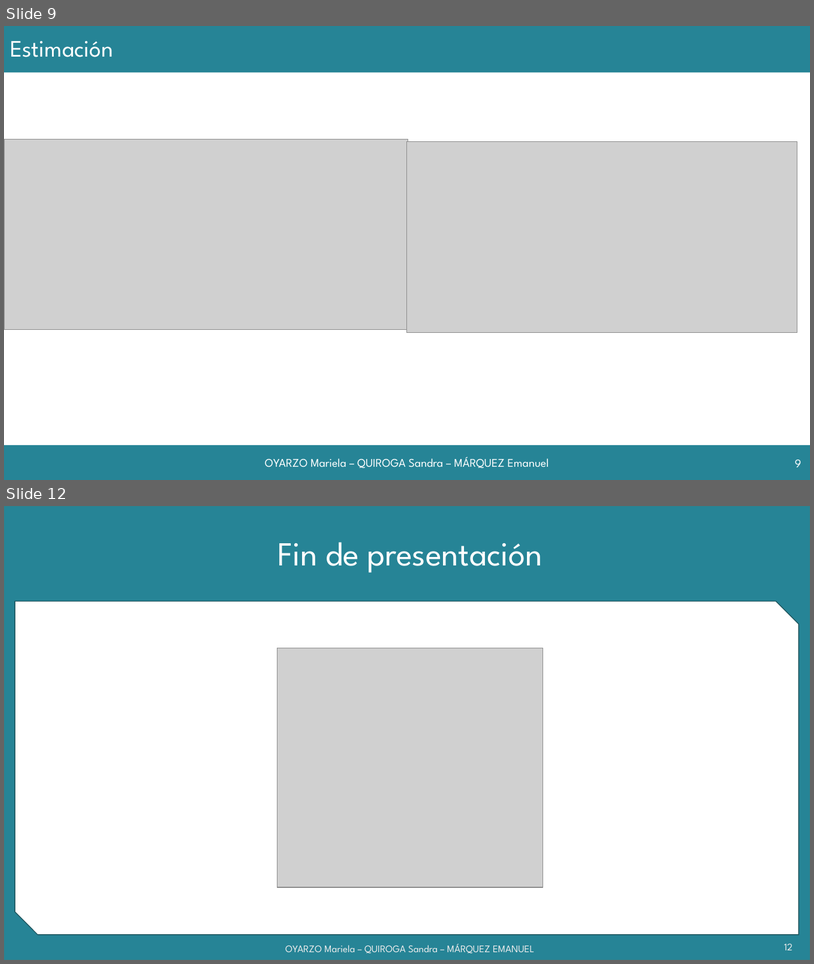
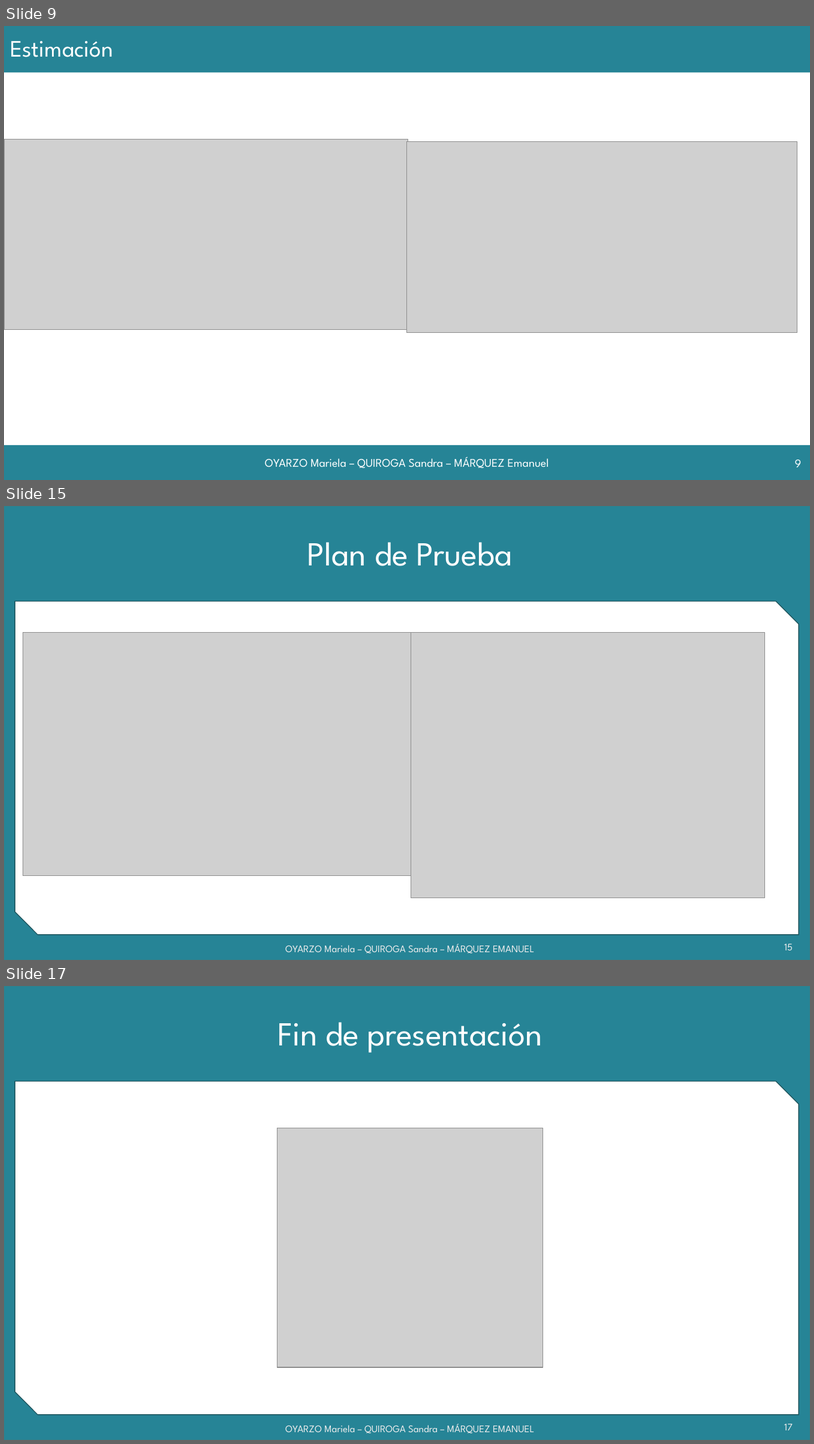
Before and after one commit to grupoyenu/yenu, a slide deck: 08. Presentaciones/Presentación 11.pptx. Shown one above the other, each under a label of ours: slides 9 and 12 before the commit, slides 9, 15 and 17 after it; the slides between them are not shown. The pictures are 814x964 and 814x1444 pixels, drawn with LibreOffice and Linux fonts; fonts in the diff are those of the drawing; grey boxes stand for pictures; background and template pictures are left out. Boxes give left, top, right and bottom in pixels: in the first picture for what was removed or moved away, otherwise in the second. Text is boxed around its words. In the diff, an @@ line names an element or a change of style, - is before the commit and + after.

```diff
--- a/08. Presentaciones/Presentación 11.pptx
+++ b/08. Presentaciones/Presentación 11.pptx
@@ slide 15 added at [4, 506, 810, 960], background #F2F2F2; not listed: 2 template elements that a slide beside it also shows @@
@@ title added at [308, 542, 512, 566], 40 pt, text #FFFFFF @@
+Plan de Prueba
@@ picture added at [23, 633, 411, 876] @@
@@ picture added at [411, 633, 765, 898] @@
@@ text added at [285, 943, 534, 953], 12 pt, text gradient #9E9E9E to #EDEDED to #FFFFFF @@
+OYARZO Mariela – QUIROGA Sandra – MÁRQUEZ EMANUEL
@@ page number added at [785, 943, 793, 950], 12 pt, text gradient #9E9E9E to #EDEDED to #FFFFFF @@
+15
@@ what was slide 12 is now slide 17 @@
@@ page number at [785, 1423, 793, 1430]: text changed @@
-12
+17
```
Also in this commit, not shown: 6 slides changed, 4 other slides added.
